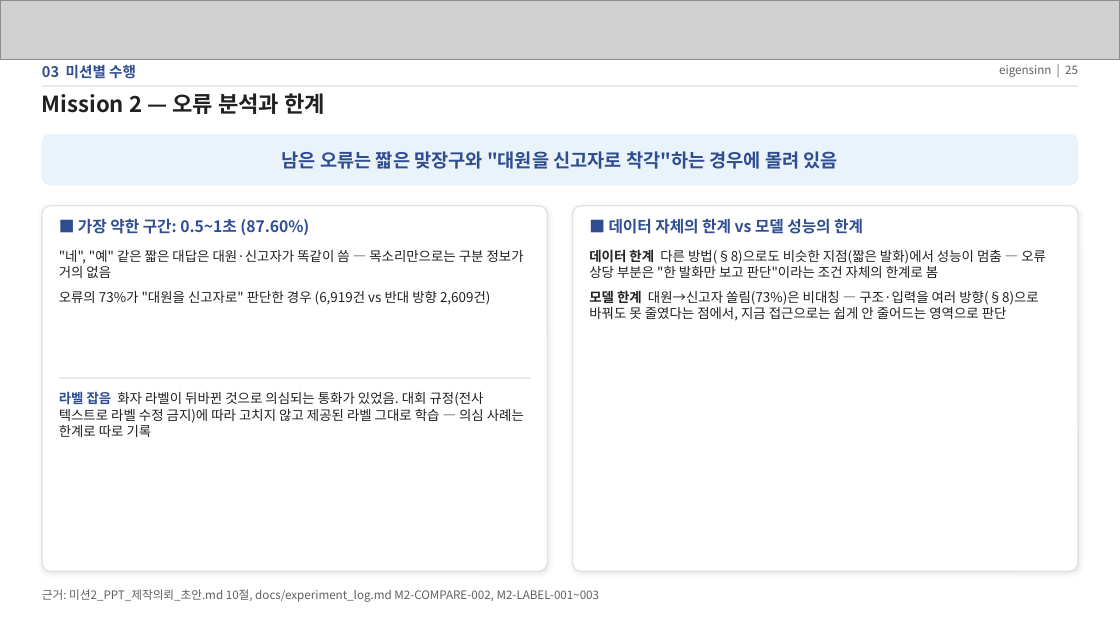
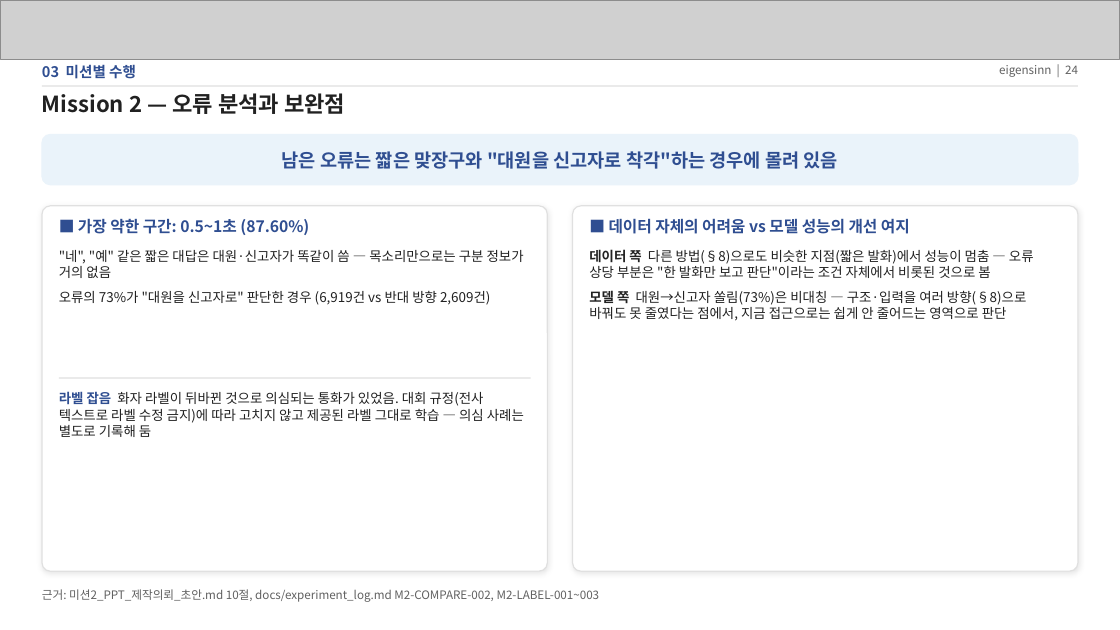
Before and after one commit to eigensinn-dcc2026/prelim, a slide deck: slide 24 of ppt/DCC2026_예선_결과정리.pptx (slide 25 before the commit). Drawn at 1120x630 pixels with LibreOffice and Linux fonts; fonts in the diff are those of the drawing; grey boxes stand for pictures. Boxes give left, top, right and bottom in pixels: in the first picture for what was removed or moved away, otherwise in the second. Text is boxed around its words. In the diff, an @@ line names an element or a change of style, - is before the commit and + after.

```diff
--- a/ppt/DCC2026_예선_결과정리.pptx
+++ b/ppt/DCC2026_예선_결과정리.pptx
@@ text at (x1=999, y1=65, x2=1078, y2=77): text changed @@
-eigensinn | 25
+eigensinn | 24
@@ text at (x1=42, y1=93, x2=345, y2=114): text changed @@
-Mission 2 — 오류 분석과 한계
+Mission 2 — 오류 분석과 보완점
@@ text at (x1=609, y1=218, x2=910, y2=234): text changed @@
-■ 데이터 자체의 한계 vs 모델 성능의 한계
+■ 데이터 자체의 어려움 vs 모델 성능의 개선 여지
@@ text at (x1=589, y1=249, x2=1034, y2=321): text changed @@
-데이터 한계 다른 방법(§8)으로도 비슷한 지점(짧은 발화)에서 성능이 멈춤 — 오류 상당 부분은 "한 발화만 보고 판단"이라는 조건 자체의 한계로 봄
-모델 한계 대원→신고자 쏠림(73%)은 비대칭 — 구조·입력을 여러 방향(§8)으로 바꿔도 못 줄였다는 점에서, 지금 접근으로는 쉽게 안 줄어드는 영역으로 판단
+데이터 쪽 다른 방법(§8)으로도 비슷한 지점(짧은 발화)에서 성능이 멈춤 — 오류 상당 부분은 "한 발화만 보고 판단"이라는 조건 자체에서 비롯된 것으로 봄
+모델 쪽 대원→신고자 쏠림(73%)은 비대칭 — 구조·입력을 여러 방향(§8)으로 바꿔도 못 줄였다는 점에서, 지금 접근으로는 쉽게 안 줄어드는 영역으로 판단
@@ text at (x1=59, y1=392, x2=524, y2=437): text changed @@
-라벨 잡음 화자 라벨이 뒤바뀐 것으로 의심되는 통화가 있었음. 대회 규정(전사 텍스트로 라벨 수정 금지)에 따라 고치지 않고 제공된 라벨 그대로 학습 — 의심 사례는 한계로 따로 기록
+라벨 잡음 화자 라벨이 뒤바뀐 것으로 의심되는 통화가 있었음. 대회 규정(전사 텍스트로 라벨 수정 금지)에 따라 고치지 않고 제공된 라벨 그대로 학습 — 의심 사례는 별도로 기록해 둠
```
Also in this commit, not shown: 23 other slides changed, 2 slides removed, 1 other file.
